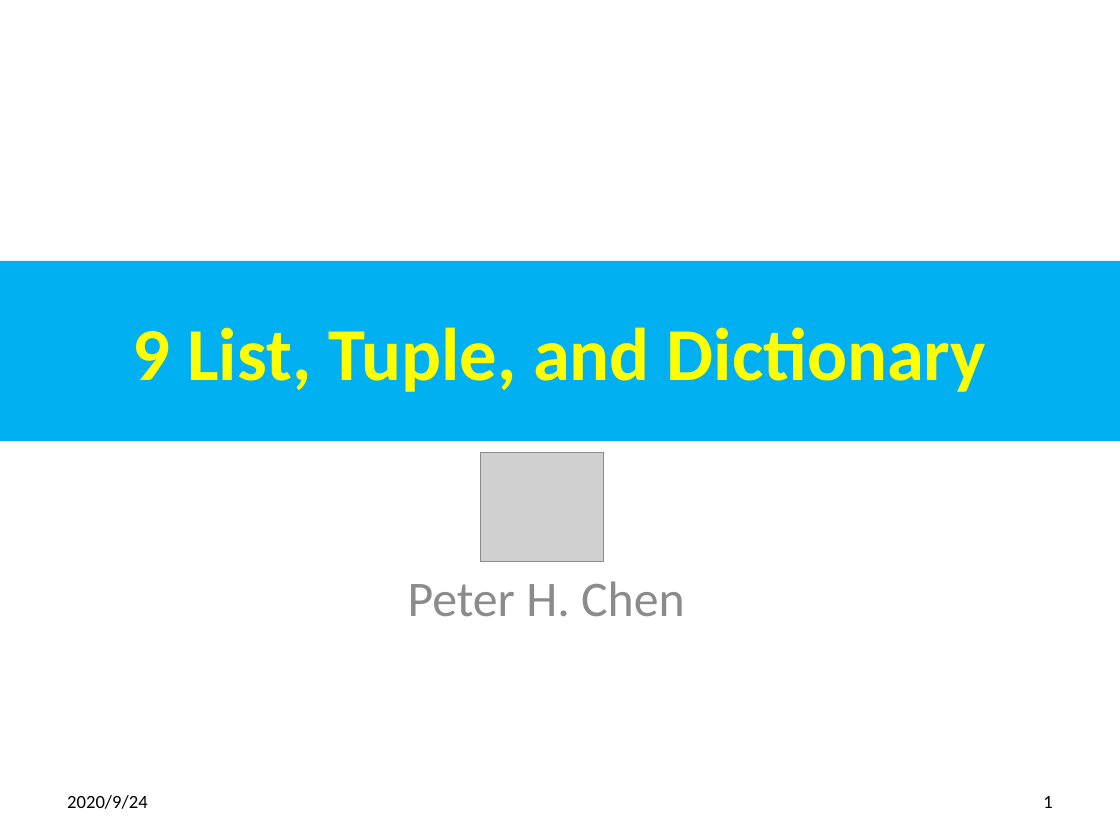
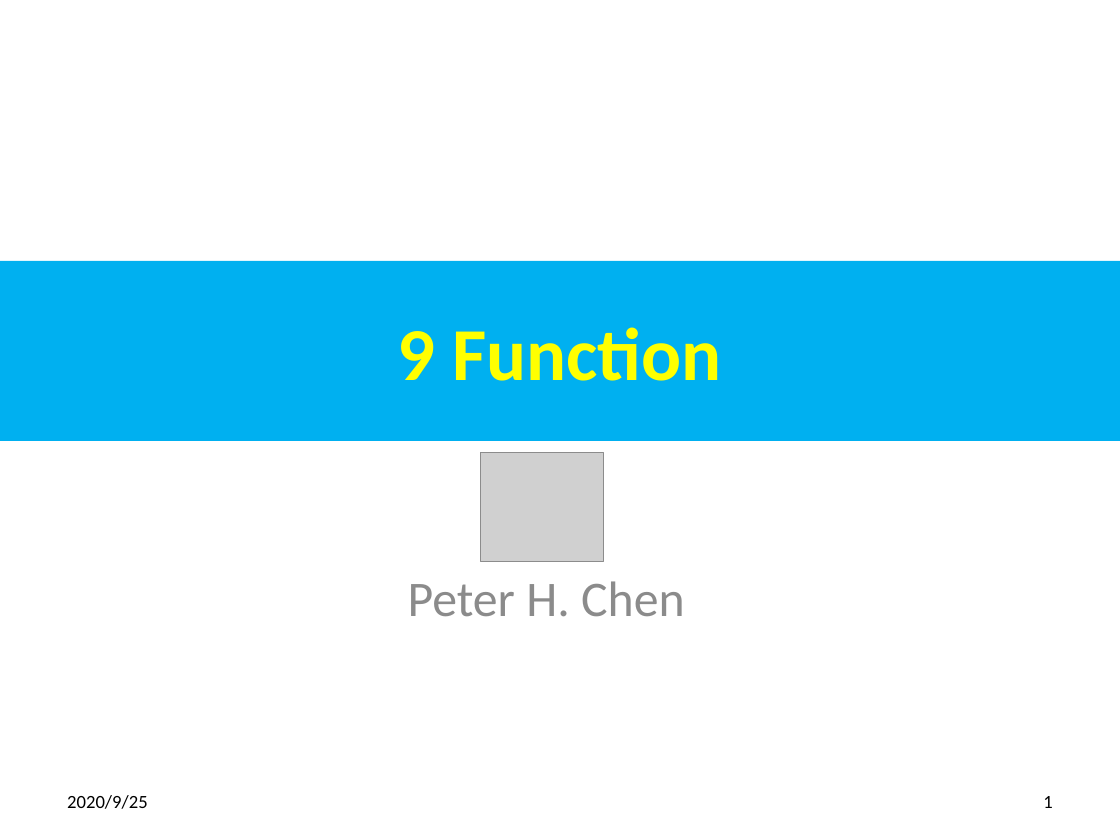
Before and after one commit to peterhchen/900_Python_ML_DS_DL, a slide deck: slide 1 of 009_Function.pptx. Drawn at 1120x840 pixels with LibreOffice and Linux fonts; fonts in the diff are those of the drawing; grey boxes stand for pictures. Boxes give left, top, right and bottom in pixels: in the first picture for what was removed or moved away, otherwise in the second. Text is boxed around its words. In the diff, an @@ line names an element or a change of style, - is before the commit and + after.

```diff
--- a/009_Function.pptx
+++ b/009_Function.pptx
@@ title at [398,327,721,381]: text changed @@
-9 List, Tuple, and Dictionary
+9 Function
@@ text at [67,795,148,809]: text changed @@
-2020/9/24
+2020/9/25
```
Also in this commit, not shown: 4 other slides changed, 13 slides removed, 2 other files.
